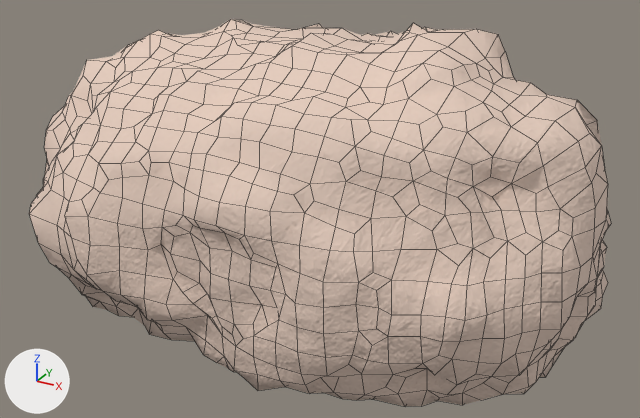
What one commit did to the FBX model assets/alula/SM_Boulder_A.fbx.
Before and after are seen from a camera (50 mm lens) standing at (2.72, -4.89, 3.09) and looking at (0.09, -0.1, 0.69). The axes (+X, +Y, +Z) are drawn at lower left. The lights are the same throughout. The first picture is the older version. Mesh edges are drawn as thin lines.

Names of what the first picture shows: 'SM_Boulder_A'.
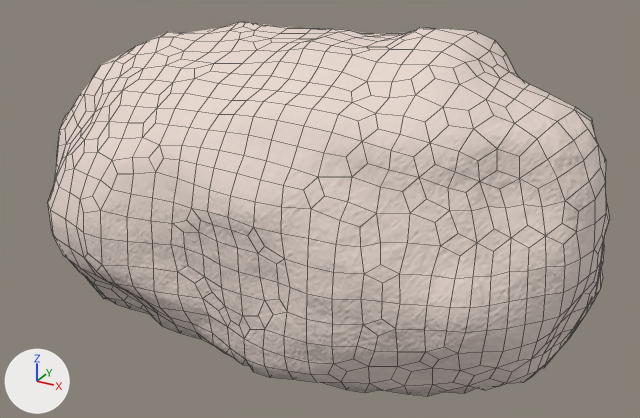
What changed in the scene script:
```text
Change mat_m_alula_sandstonedark:
    where n0 = _N.new('ShaderNodeBsdfPrincipled'); n0.name = 'Principled BSDF'
    n0.inputs[0].default_value: (0.8, 0.62, 0.52, 1.0) -> (0.82, 0.7, 0.64, 1.0)  # 'Base Color', beige #e7cebf -> 'Base Color', pale pink #eadad1
Change me_sm_boulder_a:
    used by ob_sm_boulder_a; location = (0.0, 0.0, 0.0)
    remove me_sm_boulder_a.from_pydata(...)  # 1700 vertices, 1698 faces; spans x -1.96..1.96, y -1.35..1.35, z 0.0..1.99
    add me_sm_boulder_a.from_pydata(...)  # 1700 vertices, 1698 faces; spans x -1.94..1.94, y -1.21..1.21, z 0.0..1.95
    me_sm_boulder_a part 1: 1700 of 1700 vertices moved; they spanned x -1.96..1.96, y -1.35..1.35, z 0.0..1.99 and now span x -1.94..1.94, y -1.21..1.21, z 0.0..1.95; mean shift (0.0, 0.09, 0.0)
```

Location of each change, (x1, y1, x2, y2) in pixels of the pictures (640 x 418 px):
'SM_Boulder_A', recoloured, reshaped: before (29, 19, 611, 406); after (48, 22, 609, 396)
